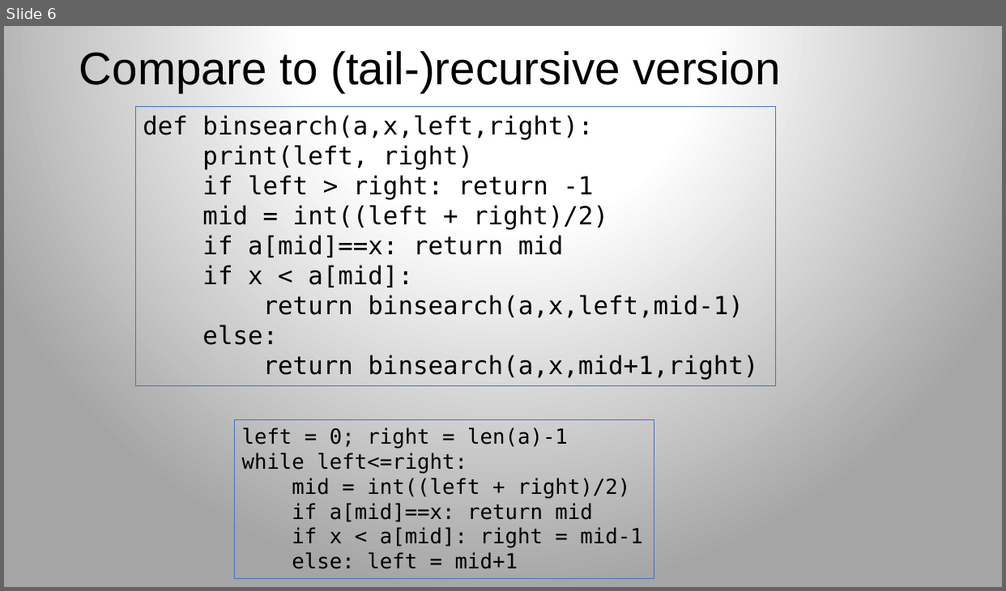
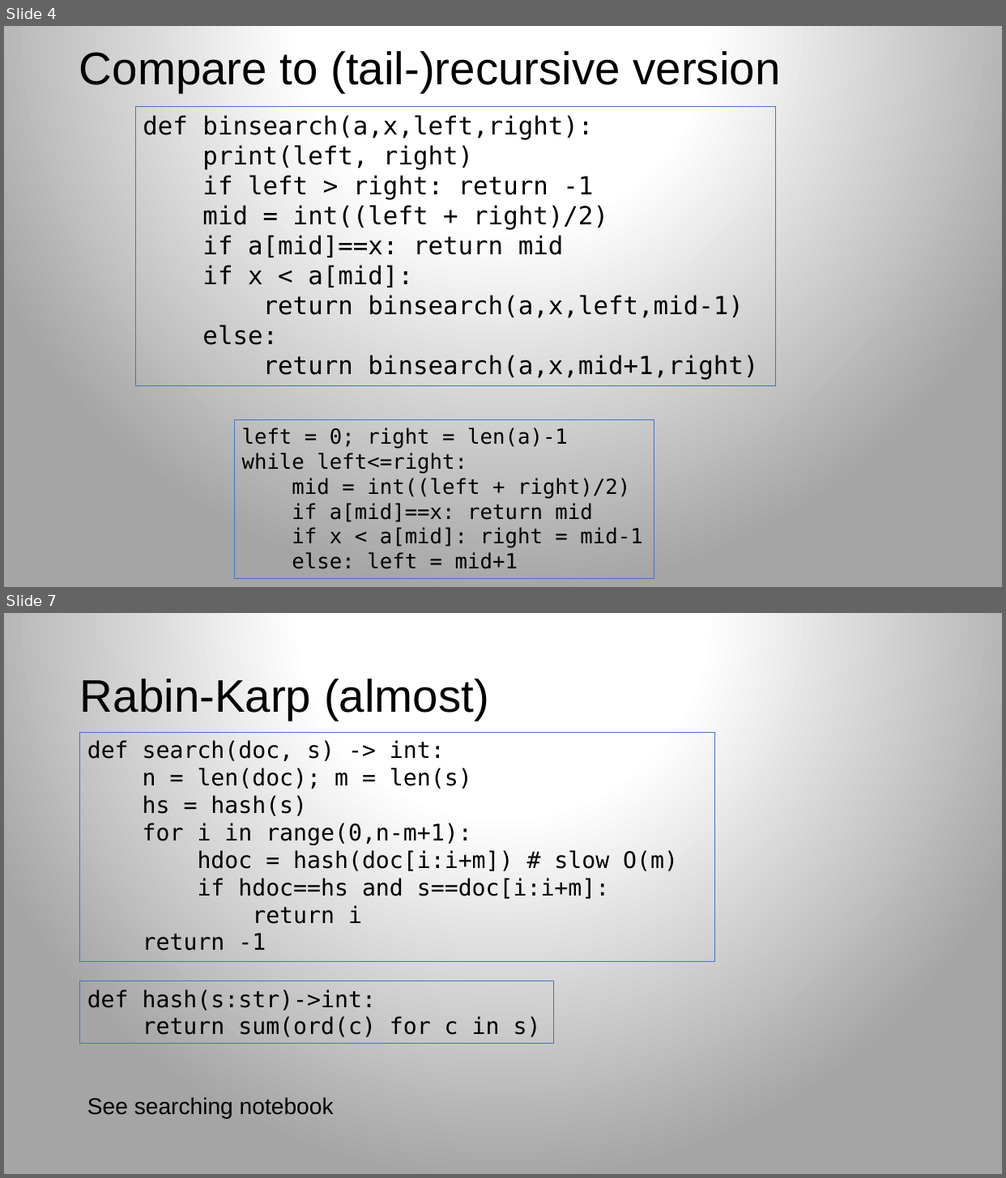
Before and after one commit to parrt/msds689, a slide deck: notes/searching.pptx. Shown one above the other, each under a label of ours: slide 6 before the commit, slides 4 and 7 after it; the slides between them are not shown. The pictures are 1006x591 and 1006x1178 pixels, drawn with LibreOffice and Linux fonts; fonts in the diff are those of the drawing; background and template pictures are left out. Boxes give left, top, right and bottom in pixels: in the first picture for what was removed or moved away, otherwise in the second. Text is boxed around its words. In the diff, an @@ line names an element or a change of style, - is before the commit and + after.

```diff
--- a/notes/searching.pptx
+++ b/notes/searching.pptx
@@ slide 7 added at (4,613,1002,1174), background gradient #FFFFFF to #A5A5A5 @@
@@ title added at (80,679,489,720), 44 pt, text #000000 @@
+Rabin-Karp (almost)
@@ rectangle added at (79,732,714,961), outline #4472C4 0.75 pt, 22 pt, text #000000 @@
+def search(doc, s) -> int:
+n = len(doc); m = len(s)
+hs = hash(s)
+for i in range(0,n-m+1):
+hdoc = hash(doc[i:i+m]) # slow O(m)
+if hdoc==hs and s==doc[i:i+m]:
+return i
+return -1
@@ rectangle added at (79,982,553,1044), outline #4472C4 0.75 pt, 22 pt, text #000000 @@
+def hash(s:str)->int:
+return sum(ord(c) for c in s)
@@ text added at (87,1097,334,1119), 22 pt, text #000000 @@
+See searching notebook
@@ what was slide 6 is now slide 4 @@
```
Also in this commit, not shown: 3 slides changed, 3 other slides added, 4 other files.
